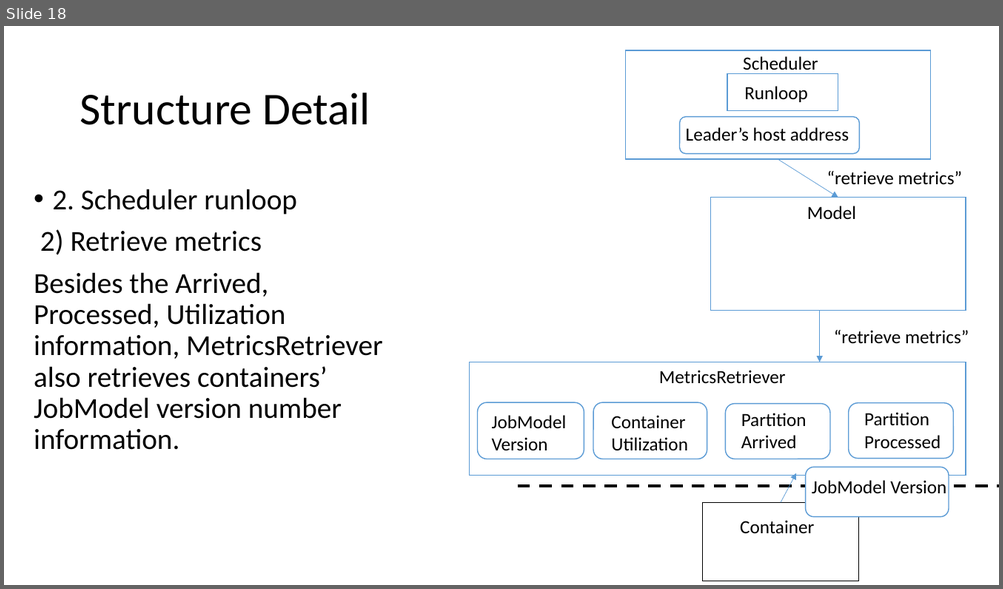
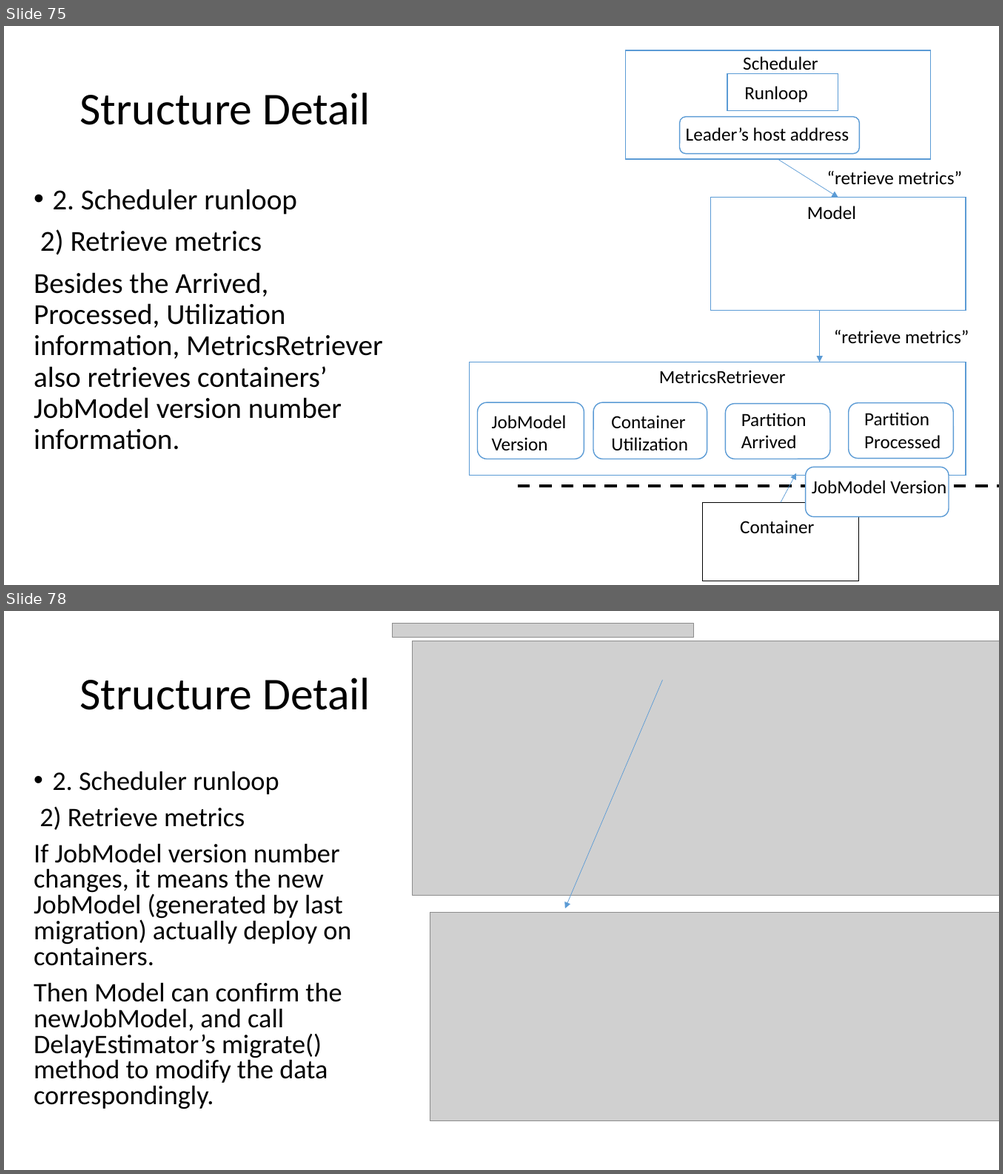
Before and after one commit to Swrrt/Samza-Documents, a slide deck: Documentation/DelayGuaranteeStructure.pptx. Shown one above the other, each under a label of ours: slide 18 before the commit, slides 75 and 78 after it; the slides between them are not shown. The pictures are 1003x589 and 1003x1174 pixels, drawn with LibreOffice and Linux fonts; fonts in the diff are those of the drawing; grey boxes stand for pictures. Boxes give left, top, right and bottom in pixels: in the first picture for what was removed or moved away, otherwise in the second. Text is boxed around its words. In the diff, an @@ line names an element or a change of style, - is before the commit and + after.

```diff
--- a/Documentation/DelayGuaranteeStructure.pptx
+++ b/Documentation/DelayGuaranteeStructure.pptx
@@ slide 78 added at [4, 611, 999, 1170], background #FFFFFF @@
@@ picture added at [392, 623, 694, 637] @@
@@ picture added at [412, 641, 999, 896] @@
@@ title added at [79, 678, 370, 710], 44 pt, text #000000 @@
+Structure Detail
@@ arrow added from (662, 681) to (565, 908), #5B9BD5 0.5 pt @@
@@ text added at [34, 771, 351, 1110], 25.9 pt, text #000000 @@
+• 2. Scheduler runloop
+2) Retrieve metrics
+If JobModel version number changes, it means the new JobModel (generated by last migration) actually deploy on containers.
+Then Model can confirm the newJobModel, and call DelayEstimator’s migrate() method to modify the data correspondingly.
@@ picture added at [430, 913, 999, 1122] @@
@@ what was slide 18 is now slide 75 @@
```
Also in this commit, not shown: 15 slides changed, 57 other slides added, 10 slides removed.
